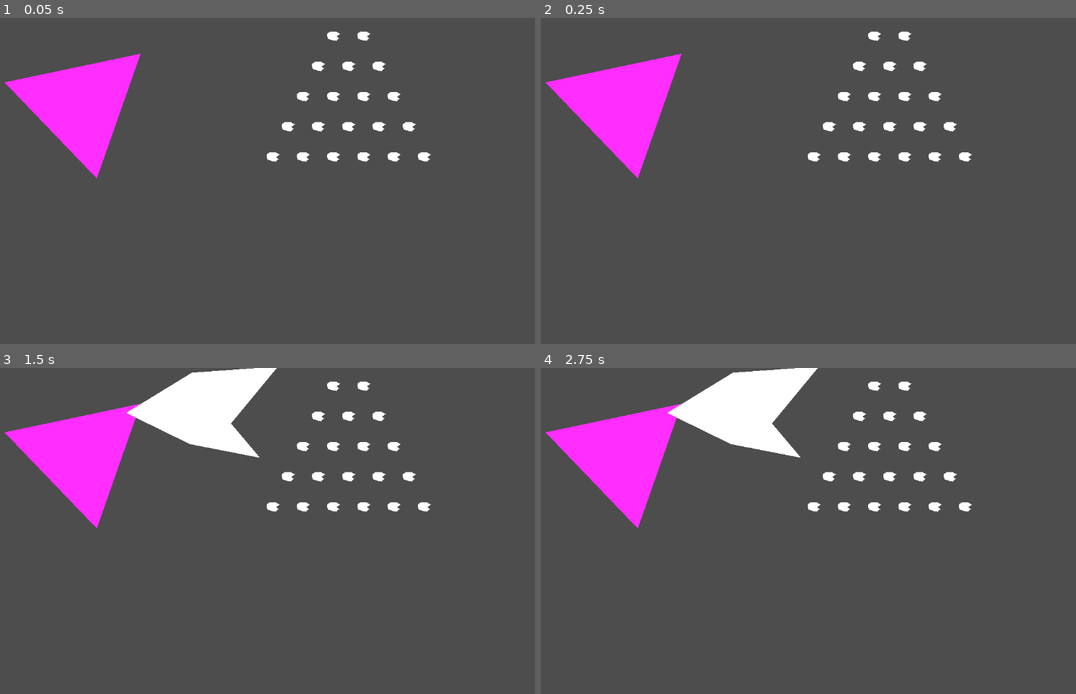
Above: before the commit, frames 1-4 (two rows, left to right).
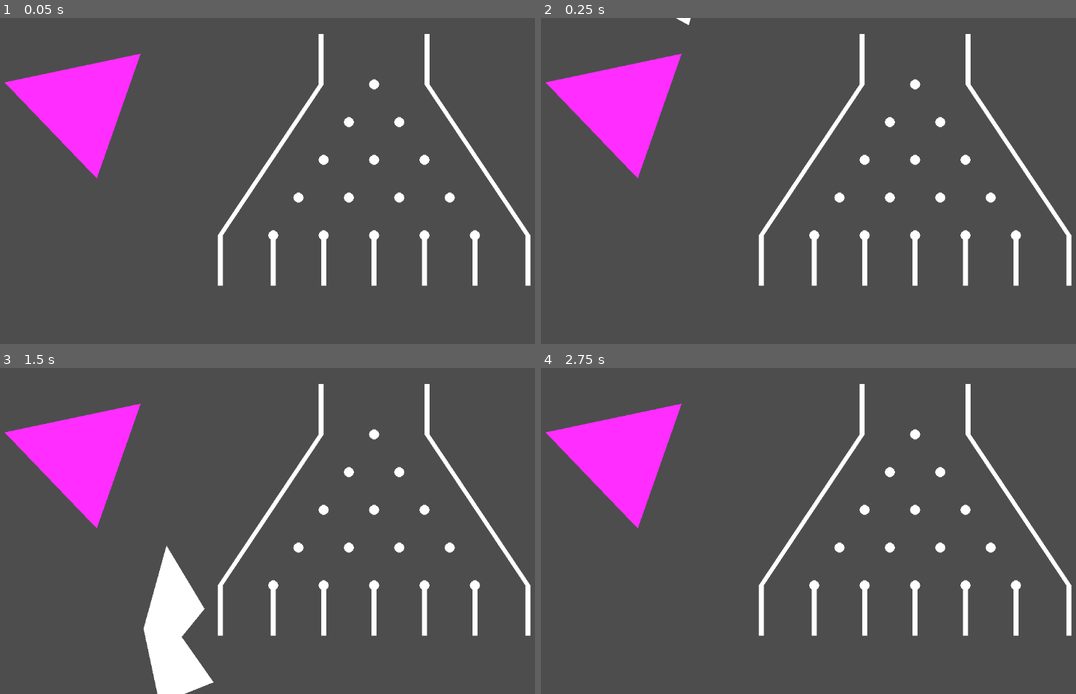
Above: after the commit, the same moments.

Repository: AidenBoyer/plinbeggo
Game: Godot game, scene res://Main_Scene.tscn
Two runs of this game, one before a commit and one after it. Both use one fixed random seed, a clock stepped at 60 frames per second and the inputs below.
Inputs:
- Up to frame 1 (0.05 s): no input
- Up to frame 2 (0.25 s): no input
- Up to frame 3 (1.5 s): no input
- Up to frame 4 (2.75 s): tap Enter at 2 s

The runs differ from the first frame. In frame 1, 3.9% of the frame differs, in the area x 40-100%, y 4-83%; in frame 2, 4.0%; in frame 3, 11%, in the area x 23-100%, y 0-100%; in frame 4, 8.0%.

Commit message:
added walls to generator

Diff:
--- a/Main_Scene.tscn
+++ b/Main_Scene.tscn
@@ -1,37 +1,37 @@
-[gd_scene load_steps=4 format=3 uid="uid://lvfh7cu2y4u6"]
+[gd_scene load_steps=3 format=3 uid="uid://lvfh7cu2y4u6"]
 
-[ext_resource type="Script" uid="uid://dl61j51tpm6vv" path="res://StaticCollisionObject.gd" id="1_7fr83"]
-[ext_resource type="Script" uid="uid://byjd6gwhc3piy" path="res://gravityObject.gd" id="1_8sucx"]
-[ext_resource type="Script" uid="uid://hwrdroycc6c3" path="res://plinkoGenerator.gd" id="1_tkmsp"]
+[ext_resource type="Script" uid="uid://byjd6gwhc3piy" path="res://collisonScript.gd" id="1_8sucx"]
+[ext_resource type="Script" uid="uid://c2l71vtxhk1x0" path="res://plinkoGenerator2.gd" id="2_7fr83"]
 
 [node name="Node2D" type="Node2D"]
 
 [node name="StaticBody2D" type="StaticBody2D" parent="."]
 position = Vector2(5, 1)
-script = ExtResource("1_7fr83")
+script = ExtResource("1_8sucx")
 
 [node name="CollisionPolygon2D" type="CollisionPolygon2D" parent="StaticBody2D"]
-polygon = PackedVector2Array(276, 68, 1, 123, 186, 321)
+polygon = PackedVector2Array(274, 70, 187, 318, 4, 127)
 
 [node name="Polygon2D" type="Polygon2D" parent="StaticBody2D"]
 color = Color(1, 0.1764706, 1, 1)
 polygon = PackedVector2Array(274, 70, 187, 318, 4, 127)
 
 [node name="RigidBody2D" type="RigidBody2D" parent="."]
-position = Vector2(79, -86)
+position = Vector2(340, -88)
 script = ExtResource("1_8sucx")
+refresh = true
+
+[node name="Polygon2D" type="Polygon2D" parent="RigidBody2D"]
+polygon = PackedVector2Array(-148, 18, -52, -101, 105, -170, 55, -32, -17, -32, -47, 74)
 
 [node name="CollisionPolygon2D" type="CollisionPolygon2D" parent="RigidBody2D"]
-position = Vector2(339, -37)
-polygon = PackedVector2Array(-31, -33, -68, -17, -53, 5)
+polygon = PackedVector2Array(-148, 18, -52, -101, 105, -170, 55, -32, -17, -32, -47, 74)
 
-[node name="Polygon2D" type="Polygon2D" parent="RigidBody2D"]
-position = Vector2(318, -16)
-polygon = PackedVector2Array(-148, 18, -52, -101, 105, -170, 55, -32, 132, 13, -8, 34)
-
-[node name="plinko" type="Marker2D" parent="."]
-position = Vector2(541, -23)
-script = ExtResource("1_tkmsp")
-layers = 6
+[node name="Plinko" type="Marker2D" parent="."]
+position = Vector2(542, 132)
+script = ExtResource("2_7fr83")
+width = 400.0
 height = 300.0
-width = 300.0
+layers = 5
+topHeight = 100.0
+chamberDepth = 100.0
--- a/Plinko_Pin.tscn
+++ /dev/null
@@ -1,15 +0,0 @@
-[gd_scene load_steps=2 format=3 uid="uid://b3w4ym3dm0ide"]
-
-[ext_resource type="Script" uid="uid://dl61j51tpm6vv" path="res://StaticCollisionObject.gd" id="1_bwtxx"]
-
-[node name="Plinko_Pin" type="Node2D"]
-
-[node name="StaticBody2D" type="StaticBody2D" parent="."]
-script = ExtResource("1_bwtxx")
-
-[node name="Polygon2D" type="Polygon2D" parent="StaticBody2D"]
-position = Vector2(-1.9073486e-06, 0)
-scale = Vector2(0.22608699, 0.19387758)
-polygon = PackedVector2Array(27, -51, -27, -53, -51, -32, -54, -7, -46, 23, -11, 37, 27, 45, 51, 18, 31, -4, 61, -28)
-
-[node name="CollisionPolygon2D" type="CollisionPolygon2D" parent="StaticBody2D"]
--- a/StaticCollisionObject.gd
+++ b/collisonScript.gd
@@ -1,11 +1,23 @@
-extends StaticBody2D
+@tool
+extends Node2D
 
 @onready var poly_2d = $Polygon2D
 @onready var coll_poly_2d = $CollisionPolygon2D
 
+@export var refresh: bool = false:
+	set(value):
+		refresh = value
+		_sync_poly()
+
 # Called when the node enters the scene tree for the first time.
 func _ready() -> void:
-	coll_poly_2d.polygon = poly_2d.polygon
+	_sync_poly()
+
+func _sync_poly() -> void:
+	if coll_poly_2d and poly_2d:
+		print("synced collision poly")
+		coll_poly_2d.polygon = poly_2d.polygon
+		coll_poly_2d.scale = poly_2d.scale
 
 
 # Called every frame. 'delta' is the elapsed time since the previous frame.
--- a/gravityObject.gd
+++ /dev/null
@@ -1,13 +0,0 @@
-extends RigidBody2D
-
-@onready var poly_2d = $Polygon2D
-@onready var coll_poly_2d = $CollisionPolygon2D
-
-# Called when the node enters the scene tree for the first time.
-func _ready() -> void:
-	coll_poly_2d.polygon = poly_2d.polygon
-
-
-# Called every frame. 'delta' is the elapsed time since the previous frame.
-func _process(_delta: float) -> void:
-	pass
--- /dev/null
+++ b/plinkoGenerator2.gd
@@ -0,0 +1,156 @@
+@tool
+extends Node
+
+@export var width: float = 100:
+	set(value):
+		width = value
+		_on_value_changed()
+@export var height: float = 100:
+	set(value):
+		height = value
+		_on_value_changed()
+@export var pinResolution: int = 10:
+	set(value):
+		pinResolution = value
+		_on_value_changed()
+@export var radius: float = 10:
+	set(value):
+		radius = value
+		_on_value_changed()
+@export var layers: int = 4:
+	set(value):
+		layers = value
+		_on_value_changed()
+@export var wallThickness: int = 10:
+	set(value):
+		wallThickness = value
+		_on_value_changed()
+@export var topHeight: float = 10:
+	set(value):
+		topHeight = value
+		_on_value_changed()
+@export var chamberDepth: float = 10:
+	set(value):
+		chamberDepth = value
+		_on_value_changed()
+
+# Called when the node enters the scene tree for the first time.
+func _ready() -> void:
+	create_plinko()
+
+
+
+func _on_value_changed() -> void:
+	if Engine.is_editor_hint():
+		print("value changed")
+		create_plinko()
+
+func create_plinko() -> void:
+	# delete previous plinko board
+	for child in get_children():
+		child.queue_free()
+		# generate new plinko board
+	create_plinko_side_walls()
+	create_plinko_chambers()
+	create_plinko_pins()
+
+func create_plinko_pins() -> void:
+	if layers > 1:
+		var points: PackedVector2Array = create_circle_poly()
+		var xGap: float = width / (layers - 1)
+		var yGap: float = height / (layers - 1)
+		for i in layers:
+			var xOffset: float = xGap * i / 2.0
+			var y: float = height - yGap * i
+			for j in layers - i:
+				var x: float = xOffset + j * xGap
+				var newStaticBody = StaticBody2D.new()
+
+				var newPinColl = CollisionPolygon2D.new()
+				newPinColl.polygon = points
+				newPinColl.position = Vector2(x,y)
+				newStaticBody.add_child(newPinColl)
+				var newPin = Polygon2D.new()
+				newPin.polygon = points
+				newPin.position = Vector2(x,y)
+				newStaticBody.add_child(newPin)
+				add_child(newStaticBody)
+
+func create_plinko_side_walls() -> void:
+	var gap: float = width / (layers - 1)
+	var points = PackedVector2Array()
+
+	points.append(Vector2(-gap, height + chamberDepth)) #bottom right point
+	points.append(Vector2(-gap, height)) #lower-medium right point
+	points.append(Vector2((width / 2) - gap, 0)) #upper-meduim right point
+	points.append(Vector2((width / 2) - gap, -topHeight)) #top right
+	points.append(Vector2((width / 2) - (gap + wallThickness), -topHeight)) #top left
+	points.append(Vector2((width / 2) - (gap + wallThickness), 0)) #upper-medium left point
+	points.append(Vector2(-(gap + wallThickness), height)) #lower-medium left point
+	points.append(Vector2(-(gap + wallThickness), height + chamberDepth)) #bottom left point
+
+	var newStaticBody
+	var newPinColl
+	var newPin
+	# add walls to tree
+	newStaticBody = StaticBody2D.new()
+	newPinColl = CollisionPolygon2D.new()
+	newPinColl.polygon = points
+	#newPinColl.position = Vector2()
+	newStaticBody.add_child(newPinColl)
+	newPin = Polygon2D.new()
+	newPin.polygon = points
+	#newPin.position = Vector2(x,y)
+	newStaticBody.add_child(newPin)
+	add_child(newStaticBody)
+
+	# flip walls
+	var pointsMirrored = PackedVector2Array()
+	for point in points:
+		pointsMirrored.append(Vector2(-point.x + width, point.y))
+
+	# add flipped walls to tree
+	newStaticBody = StaticBody2D.new()
+	newPinColl = CollisionPolygon2D.new()
+	newPinColl.polygon = pointsMirrored
+	#newPinColl.position = Vector2()
+	newStaticBody.add_child(newPinColl)
+	newPin = Polygon2D.new()
+	newPin.polygon = pointsMirrored
+	#newPin.position = Vector2(x,y)
+	newStaticBody.add_child(newPin)
+	add_child(newStaticBody)
+
+
+func create_plinko_chambers() -> void:
+	var wallRadius: float = 0
+	if wallThickness > radius * 2:
+		wallRadius = radius
+	else:
+		wallRadius = wallThickness / 2.0
+	wallRadius = max(wallRadius, 1)
+
+	var gap: float = width / (layers - 1)
+	for i in layers:
+		var xMid: float = i * gap
+		var points = PackedVector2Array()
+		points.append(Vector2(xMid - wallRadius, height)) # bottom right
+		points.append(Vector2(xMid - wallRadius, height + chamberDepth)) # top right
+		points.append(Vector2(xMid + wallRadius, height + chamberDepth)) # top left
+		points.append(Vector2(xMid + wallRadius, height)) # bottom right
+
+		var newStaticBody = StaticBody2D.new()
+		var newChamberColl = CollisionPolygon2D.new()
+		newChamberColl.polygon = points
+		newStaticBody.add_child(newChamberColl)
+		var newChamber = Polygon2D.new()
+		newChamber.polygon = points
+		newStaticBody.add_child(newChamber)
+		add_child(newStaticBody)
+
+func create_circle_poly() -> PackedVector2Array:
+	var points = PackedVector2Array()
+	for i in range(pinResolution + 1):
+		var point = ((2 * PI) / pinResolution) * i
+		points.push_back(Vector2(cos(point), sin(point)) * radius)
+	return points
Not shown, removed: StaticCollisionObject.gd.uid
Renamed: gravityObject.gd.uid -> collisonScript.gd.uid
Not shown, added: plinkoGenerator2.gd.uid
